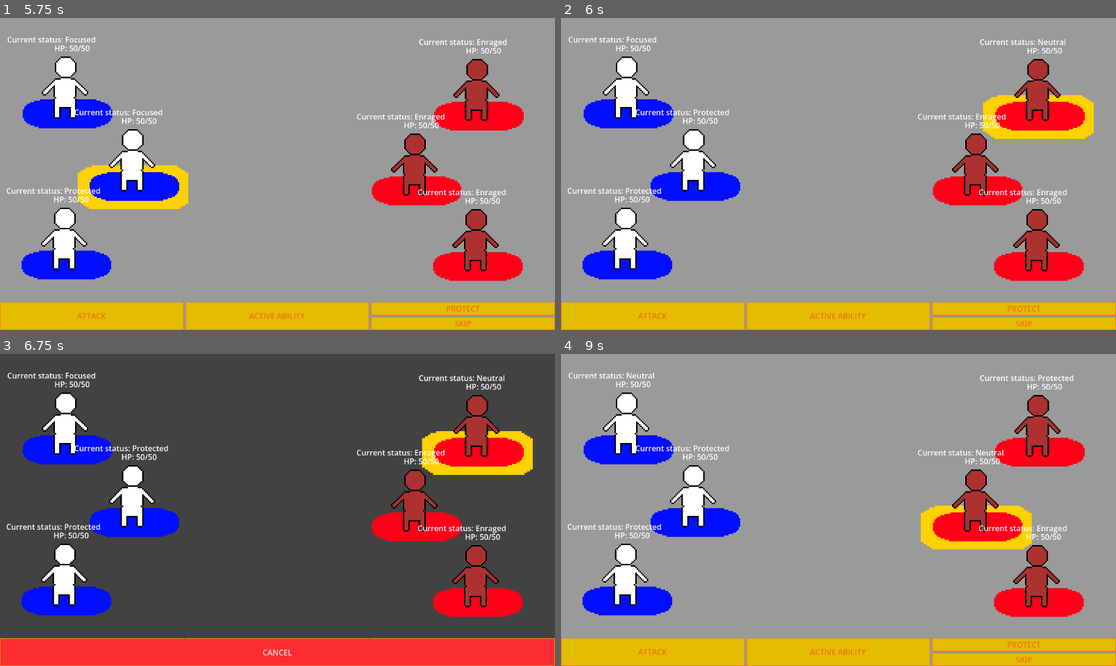
Above: before the commit, frames 1-4 (two rows, left to right).
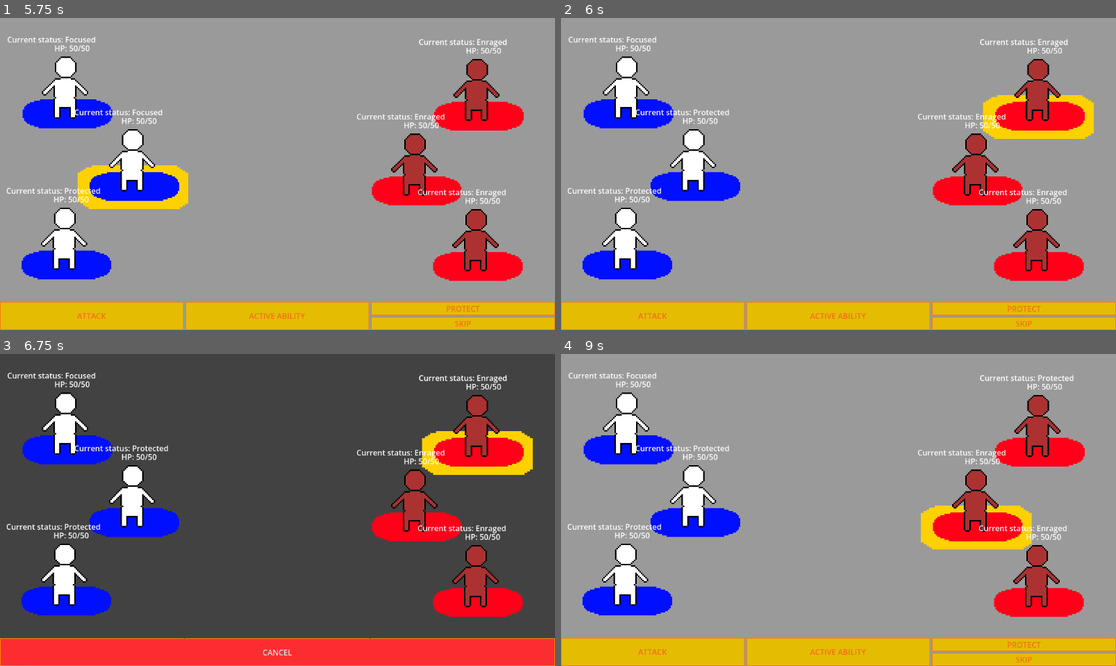
Above: after the commit, the same moments.

Repository: crowprogramsgames/erpge
Game: Godot game, scene res://scenes/battle/battle.tscn
Two runs of this game, one before a commit and one after it. Both use one fixed random seed, a clock stepped at 60 frames per second and the inputs below.
Inputs:
- Up to frame 1 (5.75 s): click "SKIP" at 0.5 s; click "SKIP" at 1.25 s; click "ATTACK" at 2 s; click "ACTIVE ABILITY" at 2.75 s; click "PROTECT" at 3.5 s; click "ATTACK" at 4.25 s; click "ACTIVE ABILITY" at 5 s
- Up to frame 2 (6 s): click "PROTECT" at 5.75 s
- Up to frame 3 (6.75 s): click "ATTACK" at 6.5 s
- Up to frame 4 (9 s): click "ACTIVE ABILITY" at 7.25 s; click "PROTECT" at 8 s; click "SKIP" at 8.75 s

Frame 1 is identical in both runs. In frame 2, less than 0.1% of the frame differs, in the area x 86-92%, y 6-10%; in frame 3, less than 0.1%; in frame 4, 0.1%, in the area x 12-81%, y 6-34%.

Commit message:
passives and effects work, added angry passive

Diff:
--- a/archetypes/pruebas/Angry/a_angry.tres
+++ b/archetypes/pruebas/Angry/a_angry.tres
@@ -4,4 +4,6 @@
 
 [resource]
 script = ExtResource("1_3dhi5")
+active_name = "Get Angrier"
+active_desc = "Grants [color=\"ffdf00\"]Enraged[/color] status to [color=\"00ff44\"]target[/color] creature"
 metadata/_custom_type_script = "uid://b7d6rex4qpujm"
--- /dev/null
+++ b/archetypes/pruebas/Angry/p_angry.gd
@@ -0,0 +1,11 @@
+extends Passive
+
+var char : Character
+
+func set_passive(o: Character):
+	Events.attack_hit.connect(_on_attack_hit)
+	char = o
+
+func _on_attack_hit(o: Character , t: Character):
+	if t == char:
+		t.grant_effect(3,0,0,0,0,3)
--- a/archetypes/pruebas/Angry/p_angry.tres
+++ b/archetypes/pruebas/Angry/p_angry.tres
@@ -1,6 +1,6 @@
-[gd_resource type="Resource" script_class="Passive" format=3 uid="uid://c1ethuiqgq5mw"]
+[gd_resource type="Resource" format=3 uid="uid://c1ethuiqgq5mw"]
 
-[ext_resource type="Script" uid="uid://dmlaesjve55vy" path="res://resources/passive.gd" id="1_0mvqr"]
+[ext_resource type="Script" uid="uid://dkysmw7icwew" path="res://archetypes/pruebas/Angry/p_angry.gd" id="1_0mvqr"]
 
 [resource]
 script = ExtResource("1_0mvqr")
--- a/globals/events.gd
+++ b/globals/events.gd
@@ -15,3 +15,6 @@
 #EFFECTS & STATUSES
 signal delete_effect
 signal check_bodies
+
+#TRIGGERS
+signal attack_hit(o: Character, t:Character)
--- a/globals/global_functions.gd
+++ b/globals/global_functions.gd
@@ -19,6 +19,8 @@
 		var dmg : int = damage(pre_bonus, hit_mult, origin, target)
 		print(origin.char_name + " has dealt " + str(dmg) + " damage to " + target.char_name)
 		target.archetype.be_dealt_dmg(target, dmg)
+		if(dmg > 0):
+			Events.attack_hit.emit(origin, target)
 
 	origin.archetype.end_of_turn(origin)
 
--- a/resources/effect.gd
+++ b/resources/effect.gd
@@ -10,6 +10,16 @@
 
 @export var duration : int = 2
 var source : String = ""
+
+static func new_effect(tpow : int , tend : int, tfin : int, tref : int, tvir : int, dur : int) -> Effect:
+	var e : Effect = Effect.new()
+	e.t_pow = tpow
+	e.t_end = tend
+	e.t_fin = tfin
+	e.t_ref = tref
+	e.t_vir = tvir
+	e.duration = dur
+	return e
 
 func set_neg_zero() -> void:
 	if t_pow < 0:
@@ -34,8 +44,13 @@
 	if t_vir > 0:
 		_set("t_vir", 0)
 func set_source(name : String , ability : String) -> void:
-	_set("source", name + ":" + ability)
+	source = name + ":" + ability
 
 func change_duration(q : int) -> int:
-	_set("duration", duration + q)
+	duration += q
 	return duration
+
+func empty() -> bool:
+	if(t_pow == 0 && t_end == 0 && t_fin == 0 && t_ref == 0 && t_vir == 0):
+		return true
+	return false
--- a/resources/passive.gd
+++ b/resources/passive.gd
@@ -3,3 +3,6 @@
 
 @export var passive_name : String = ""
 @export_multiline var passive_desc : String = ""
+
+func set_passive(o: Character):
+	pass
--- a/resources/status.gd
+++ b/resources/status.gd
@@ -13,5 +13,5 @@
 
 func change_duration(q : int) -> int:
 	if expires:
-		duration =  duration + q
+		duration += q
 	return duration
--- a/scenes/characters/character.gd
+++ b/scenes/characters/character.gd
@@ -5,10 +5,14 @@
 @onready var platform : Sprite2D = $Platform
 @onready var action_menu : CanvasLayer = $ActionMenu
 @onready var status_manager : StatusManager = $StatusManager
+@onready var effect_manager : EffectManager = $EffectManager
 @onready var sprite : Sprite2D = $CharSprite
 @onready var turn_platform : Sprite2D = $TurnPlatform
 @onready var health_ui : Label = %Health
 @onready var status_ui : Label = %Status
+
+var passive : Passive
+var active : Active
 
 const BLUE_PLATFORM = preload("res://art/adv_sprites/blue_platfomr.png")
 const RED_PLATFORM = preload("res://art/adv_sprites/red_platform.png")
@@ -41,7 +45,7 @@
 		await ready
 	sprite.texture = archetype.portrait
 	curr_crystals = archetype.starting_crystals
-	status = archetype.starting_status
+	status = archetype.starting_status.duplicate()
 
 	max_hp = archetype.base_hp
 	hp = max_hp
@@ -52,6 +56,10 @@
 	vir = archetype.base_vir
 
 	weapon = archetype.weapon
+	active = archetype.active_ability
+
+
+	_set_passive()
 
 	update_stats()
 
@@ -65,7 +73,7 @@
 func _set_archetype(value: Archetype) -> void:
 	archetype = value
 	_set_character()
-
+	_set_passive()
 func set_starting_initiative() -> void:
 	initiative = GL.roll20() - tot_ref()
 
@@ -73,7 +81,8 @@
 	curr_crystals = q
 func set_status(status : Status) -> void:
 	self.status = status
-
+func grant_effect(tpow : int, tend : int, tfin : int, tref : int, tvir : int, dur : int):
+	effect_manager.add_effect(Effect.new_effect(tpow,tend,tfin,tref,tvir,dur))
 func _on_mouse_entered() -> void:
 	arrow.show()
 	Events.call_info.emit(self)
@@ -100,18 +109,23 @@
 	#end of turn
 #STATS
 func tot_pow():
-	return pow + status.t_pow
+	return pow + status.t_pow + effect_manager.t_pow()
 func tot_end():
-	return end + status.t_end
+	return end + status.t_end + effect_manager.t_end()
 func tot_fin():
-	return fin + status.t_fin
+	return fin + status.t_fin + effect_manager.t_fin()
 func tot_ref():
-	return ref + status.t_ref
+	return ref + status.t_ref + effect_manager.t_ref()
 func tot_vir():
-	return vir + status.t_vir
+	return vir + status.t_vir + effect_manager.t_vir()
 
 func check_status(status : StringName):
 	return status.capitalize() == self.status.status_name.capitalize()
 
 func _kill_char() -> void:
 	status_manager.grant_status("dead", self)
+
+#PASSIVE
+func _set_passive():
+	passive = archetype.passive_ability.duplicate()
+	passive.set_passive(self)
--- a/scenes/characters/character.tscn
+++ b/scenes/characters/character.tscn
@@ -22,6 +22,7 @@
 [ext_resource type="Resource" uid="uid://bikue0lgh7foy" path="res://statuses/neutral.tres" id="20_38ol5"]
 [ext_resource type="Resource" uid="uid://daht1phkxedd8" path="res://statuses/protected.tres" id="21_kxerg"]
 [ext_resource type="Resource" uid="uid://ci6ntmgxfjjhq" path="res://statuses/weakened.tres" id="22_by7bx"]
+[ext_resource type="Script" uid="uid://bbrhbynn3wco3" path="res://scenes/characters/effect_manager.gd" id="23_c05sq"]
 
 [sub_resource type="Shader" id="Shader_2qjml"]
 code = "shader_type canvas_item;
@@ -119,6 +120,9 @@
 script = ExtResource("9_xlado")
 status_list = Array[ExtResource("10_c05sq")]([ExtResource("11_gao2u"), ExtResource("12_kmd3m"), ExtResource("13_nqhgd") …(227 unchanged characters)…
 
+[node name="EffectManager" type="Node" parent="." unique_id=92209809]
+script = ExtResource("23_c05sq")
+
 [connection signal="input_event" from="AdvArea" to="." method="_on_input_event"]
 [connection signal="mouse_entered" from="AdvArea" to="." method="_on_mouse_entered"]
 [connection signal="mouse_exited" from="AdvArea" to="." method="_on_mouse_exited"]
--- /dev/null
+++ b/scenes/characters/effect_manager.gd
@@ -0,0 +1,36 @@
+class_name EffectManager
+extends Node
+
+var effect_list : Array[Effect]
+
+func add_effect(e : Effect):
+	effect_list.append(e)
+
+func delete_effect(e : Effect):
+	e.queue_free()
+
+func t_pow() -> int:
+	var temp : int = 0
+	for e in effect_list:
+		temp += e.t_pow
+	return temp
+func t_end() -> int:
+	var temp : int = 0
+	for e in effect_list:
+		temp += e.t_end
+	return temp
+func t_fin() -> int:
+	var temp : int = 0
+	for e in effect_list:
+		temp += e.t_fin
+	return temp
+func t_ref() -> int:
+	var temp : int = 0
+	for e in effect_list:
+		temp += e.t_ref
+	return temp
+func t_vir() -> int:
+	var temp : int = 0
+	for e in effect_list:
+		temp += e.t_vir
+	return temp
Not shown, added: archetypes/pruebas/Angry/p_angry.gd.uid
Not shown, added: scenes/characters/effect_manager.gd.uid
